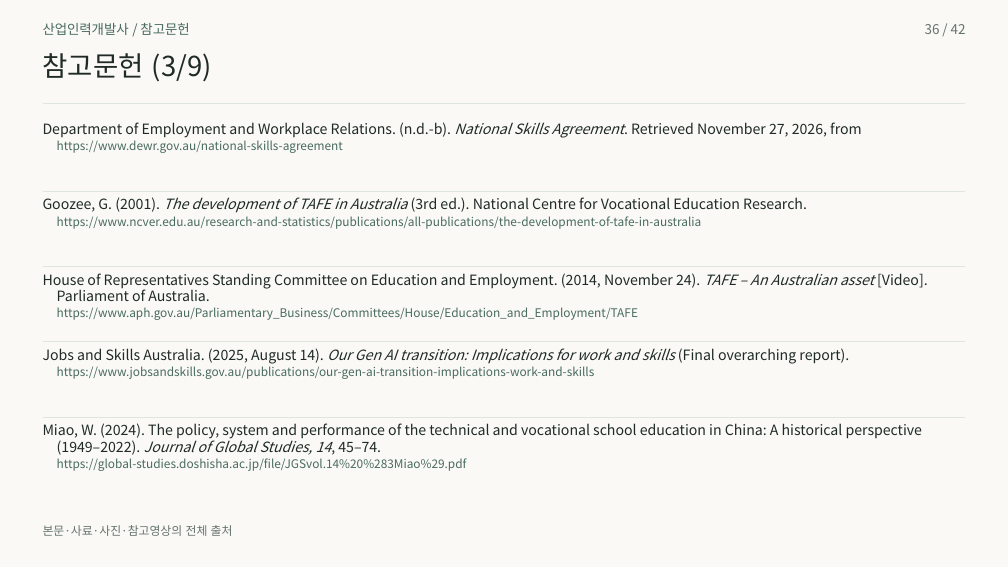
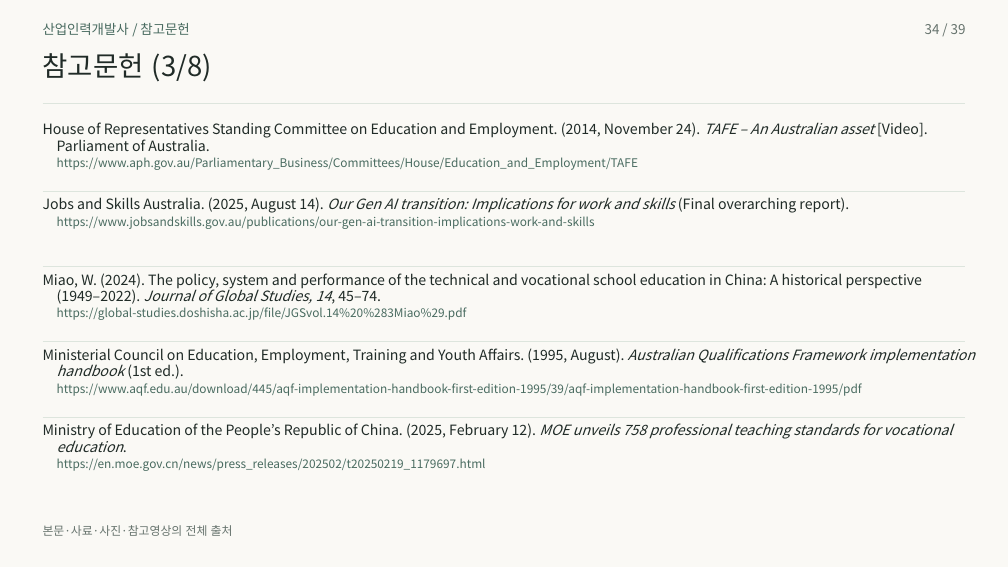
Before and after one commit to 01Chungee10/vet-history-rehearsal, a slide deck: slide 34 of au-cn-2026/presentation.pptx (slide 36 before the commit). Drawn at 1008x567 pixels with LibreOffice and Linux fonts; fonts in the diff are those of the drawing. Boxes give left, top, right and bottom in pixels: in the first picture for what was removed or moved away, otherwise in the second. Text is boxed around its words. In the diff, an @@ line names an element or a change of style, - is before the commit and + after.

Commit message:
Distinguish VET history from qualifications-history seminar

```diff
--- a/au-cn-2026/presentation.pptx
+++ b/au-cn-2026/presentation.pptx
@@ text at (x1=925, y1=24, x2=966, y2=34): text changed @@
-36 / 42
+34 / 39
@@ text at (x1=43, y1=53, x2=212, y2=82): text changed @@
-참고문헌 (3/9)
+참고문헌 (3/8)
@@ text removed at (x1=43, y1=122, x2=862, y2=138) @@
-Department of Employment and Workplace Relations. (n.d.-b). National Skills Agreement. Retrieved November 27, 2026, from
@@ text removed at (x1=57, y1=140, x2=343, y2=153) @@
-https://www.dewr.gov.au/national-skills-agreement
@@ text removed at (x1=43, y1=197, x2=807, y2=213) @@
-Goozee, G. (2001). The development of TAFE in Australia (3rd ed.). National Centre for Vocational Education Research.
@@ text removed at (x1=57, y1=216, x2=702, y2=229) @@
-https://www.ncver.edu.au/research-and-statistics/publications/all-publications/the-development-of-tafe-in-australia
@@ 8 texts moved together from (x1=43, y1=273, x2=928, y2=471) to (x1=43, y1=122, x2=928, y2=320) @@
@@ text added at (x1=43, y1=348, x2=975, y2=365), 13.5 pt, text #202B27 @@
+Ministerial Council on Education, Employment, Training and Youth Affairs. (1995, August). Australian Qualifications Framework implementation
@@ text added at (x1=57, y1=364, x2=184, y2=379), 13.5 pt, text #202B27 @@
+handbook (1st ed.).
@@ text added at (x1=57, y1=383, x2=862, y2=396), 11.2 pt, text #496B60 @@
+https://www.aqf.edu.au/download/445/aqf-implementation-handbook-first-edition-1995/39/aqf-implementation-handbook-first-edition-1995/pdf
@@ text added at (x1=43, y1=423, x2=952, y2=439), 13.5 pt, text #202B27 @@
+Ministry of Education of the People’s Republic of China. (2025, February 12). MOE unveils 758 professional teaching standards for vocational
@@ text added at (x1=57, y1=437, x2=123, y2=452), 13.5 pt, text #202B27, italic @@
+education.
@@ text added at (x1=57, y1=458, x2=486, y2=471), 11.2 pt, text #496B60 @@
+https://en.moe.gov.cn/news/press_releases/202502/t20250219_1179697.html
```
Also in this commit, not shown: 38 other slides changed, 3 slides removed, 46 other files.
